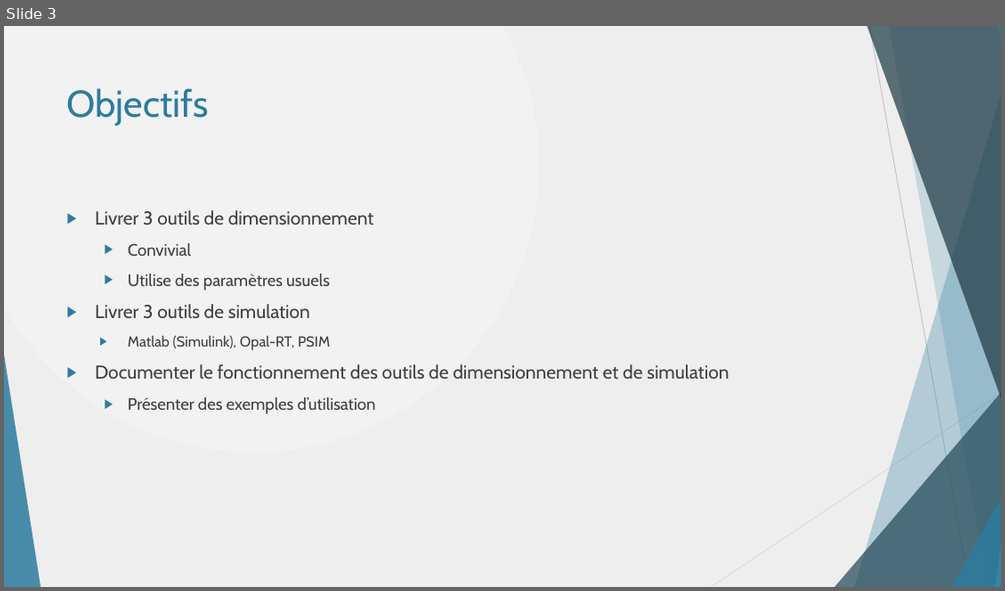
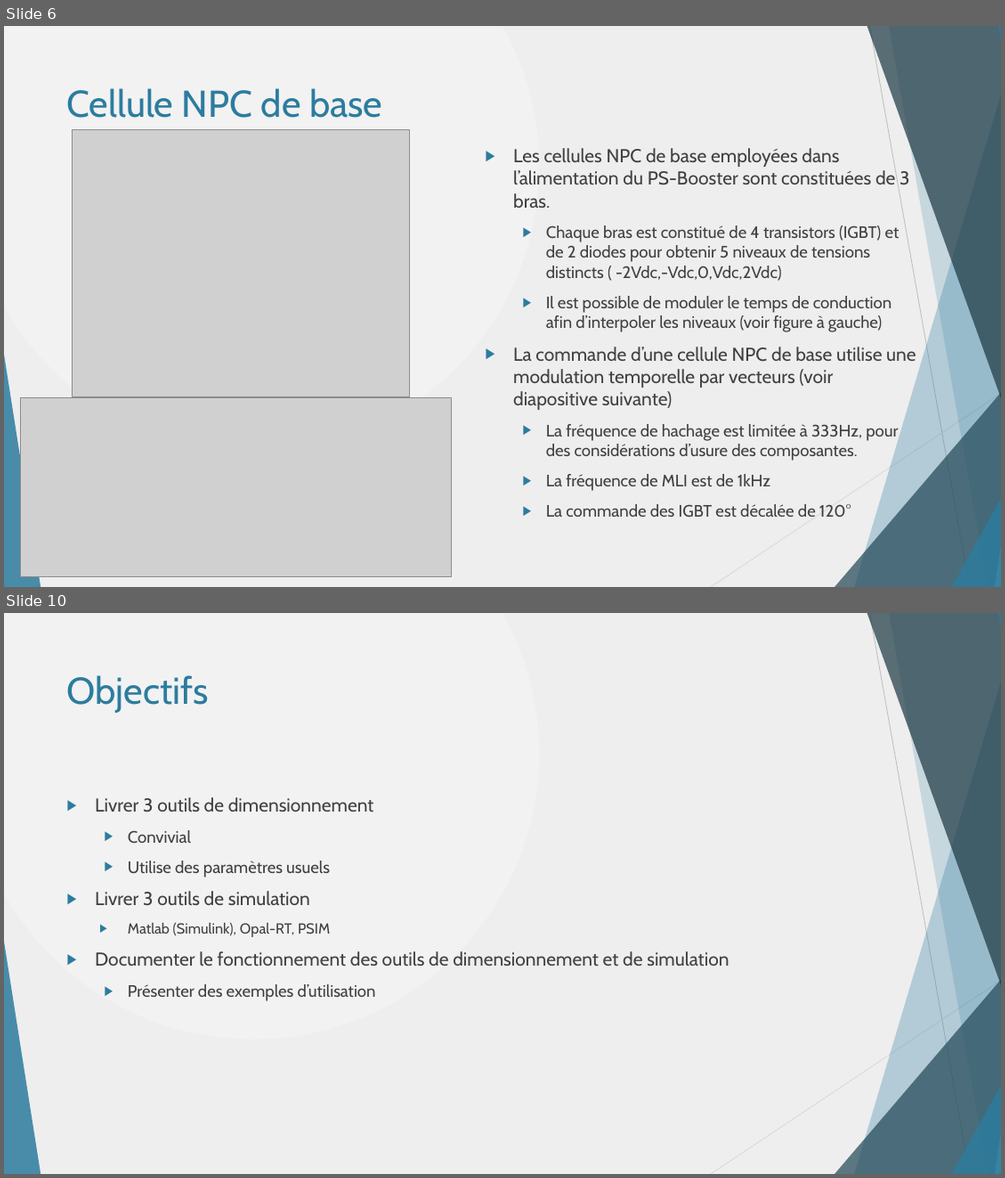
Before and after one commit to danthib76/DesignIV, a slide deck: Remise/Remise 1/Presentation_Remise_1.pptx. Shown one above the other, each under a label of ours: slide 3 before the commit, slides 6 and 10 after it; the slides between them are not shown. The pictures are 1005x591 and 1005x1178 pixels, drawn with LibreOffice and Linux fonts; fonts in the diff are those of the drawing; grey boxes stand for pictures. Boxes give left, top, right and bottom in pixels: in the first picture for what was removed or moved away, otherwise in the second. Text is boxed around its words. In the diff, an @@ line names an element or a change of style, - is before the commit and + after.

```diff
--- a/Remise/Remise 1/Presentation_Remise_1.pptx
+++ b/Remise/Remise 1/Presentation_Remise_1.pptx
@@ slide 6 added at box(4, 26, 1001, 587), background gradient #F2F2F2 to #EEEEEE; not listed: 10 template elements that a slide beside it also shows @@
@@ title added at box(67, 88, 382, 118), 36 pt, text #2C7C9F @@
+Cellule NPC de base
@@ picture added at box(72, 130, 410, 397) @@
@@ text added at box(513, 148, 915, 516), 16 pt, text #404040 @@
+▶ Les cellules NPC de base employées dans l’alimentation du PS-Booster sont constituées de 3 bras.
+  ▶ Chaque bras est constitué de 4 transistors (IGBT) et de 2 diodes pour obtenir 5 niveaux de tensions distincts ( -2Vdc,-Vdc,0,Vdc,2Vdc)
+  ▶ Il est possible de moduler le temps de conduction afin d’interpoler les niveaux (voir figure à gauche)
+▶ La commande d’une cellule NPC de base utilise une modulation temporelle par vecteurs (voir diapositive suivante)
+  ▶ La fréquence de hachage est limitée à 333Hz, pour des considérations d’usure des composantes.
+  ▶ La fréquence de MLI est de 1kHz
+  ▶ La commande des IGBT est décalée de 120°
@@ picture added at box(20, 398, 451, 576) @@
@@ what was slide 3 is now slide 10 @@
```
Also in this commit, not shown: 9 slides changed, 7 other slides added, 6 slides removed.
